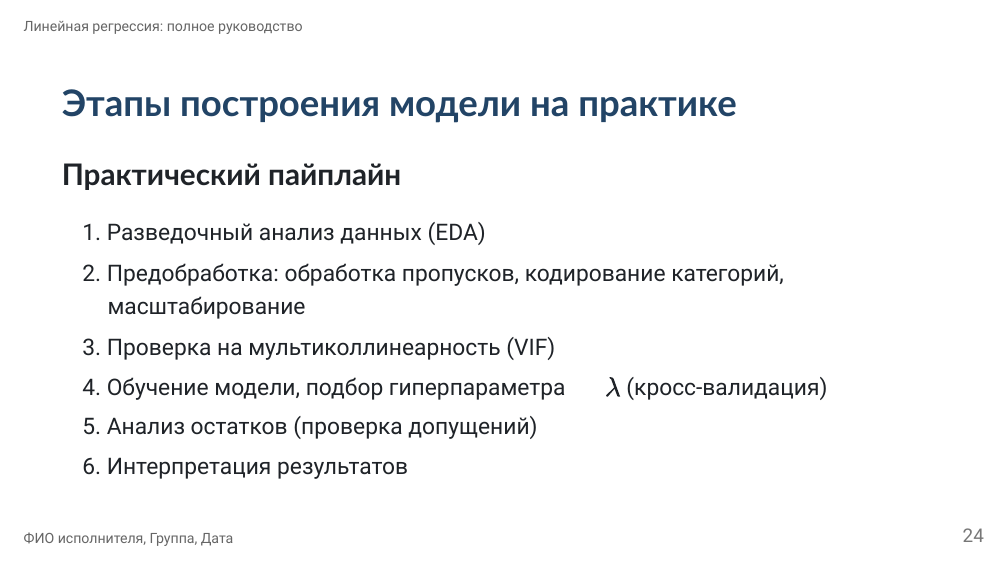
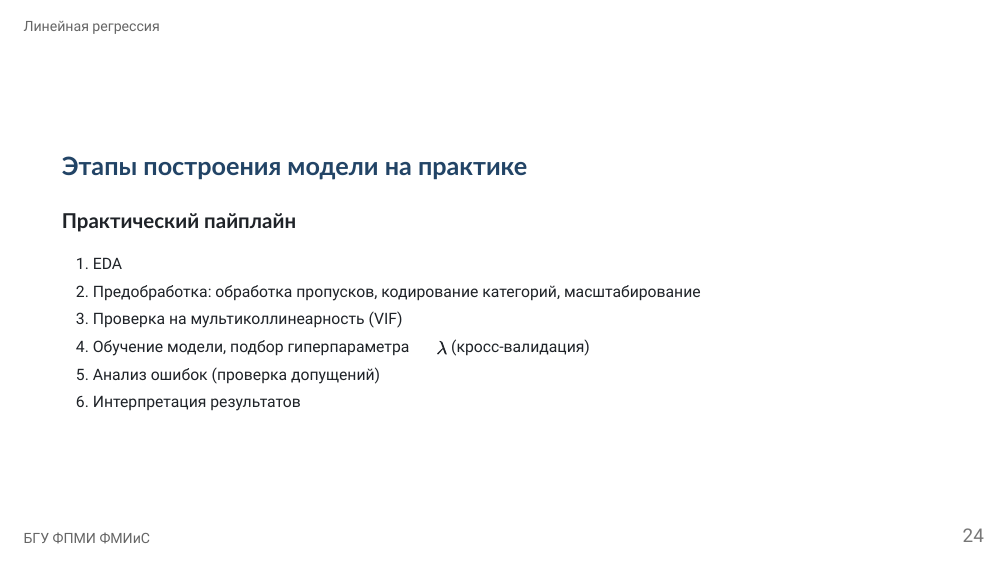
Before and after one commit to dsushko/bsu-famcs-ml-course, a slide deck: slide 24 of 5-linear-model.pptx. Drawn at 1008x567 pixels with LibreOffice and Linux fonts; fonts in the diff are those of the drawing. Boxes give left, top, right and bottom in pixels: in the first picture for what was removed or moved away, otherwise in the second. Text is boxed around its words. In the diff, an @@ line names an element or a change of style, - is before the commit and + after.

Commit message:
done presentations + all .md's

```diff
--- a/5-linear-model.pptx
+++ b/5-linear-model.pptx
@@ text at (24,21,159,34): text changed @@
-Линейная регрессия: полное руководство
+Линейная регрессия
@@ text "Этапы построения модели на практике": place and size @@
-text "Этапы построения модели на практике" at (62,89,737,123)
+text "Этапы построения модели на практике" at (62,156,527,180)
@@ text "Этапы построения модели на практике" at (62,156,527,180): size 34.8 to 24 pt @@
@@ text "Практический пайплайн": place and size @@
-text "Практический пайплайн" at (62,163,401,190)
+text "Практический пайплайн" at (62,213,296,232)
@@ text "Практический пайплайн" at (62,213,296,232): size 28.3 to 19.5 pt @@
@@ text removed at (82,222,486,245) @@
-1. Разведочный анализ данных (EDA)
@@ text added at (76,257,122,269), 15 pt, text #1F2328 @@
+1. EDA
@@ text at (76,285,701,301): text changed; size 21.7 to 15 pt @@
-2. Предобработка: обработка пропусков, кодирование категорий,
+2. Предобработка: обработка пропусков, кодирование категорий, масштабирование
@@ text removed at (108,296,306,319) @@
-масштабирование
@@ text "3. Проверка на мультиколлинеарность (VIF)": place and size @@
-text "3. Проверка на мультиколлинеарность (VIF)" at (82,337,555,360)
+text "3. Проверка на мультиколлинеарность (VIF)" at (76,311,403,328)
@@ text "4. Обучение модели, подбор гиперпараметра": place and size @@
-text "4. Обучение модели, подбор гиперпараметра" at (82,377,566,400)
+text "4. Обучение модели, подбор гиперпараметра" at (76,340,410,356)
@@ freeform shape added at (437,341,447,355), fill #1F2328 @@
@@ size 21.7 to 15 pt in 4 elements at (76,311,403,328), (76,340,410,356), (76,396,300,411), (451,339,590,356) @@
@@ text "(кросс-валидация)": place and size @@
-text "(кросс-валидация)" at (626,377,827,400)
+text "(кросс-валидация)" at (451,339,590,356)
@@ text at (76,367,380,384): text changed; size 21.7 to 15 pt @@
-5. Анализ остатков (проверка допущений)
+5. Анализ ошибок (проверка допущений)
@@ freeform shape removed at (606,377,621,397) @@
@@ text "6. Интерпретация результатов": place and size @@
-text "6. Интерпретация результатов" at (82,457,408,479)
+text "6. Интерпретация результатов" at (76,396,300,411)
@@ text removed at (24,532,234,546) @@
-ФИО исполнителя, Группа, Дата
@@ text added at (24,532,151,544), 13.5 pt, text #666666 @@
+БГУ ФПМИ ФМИиС
```
Also in this commit, not shown: 28 other slides changed, 1 slide added, 1 slide removed, 30 other files.
